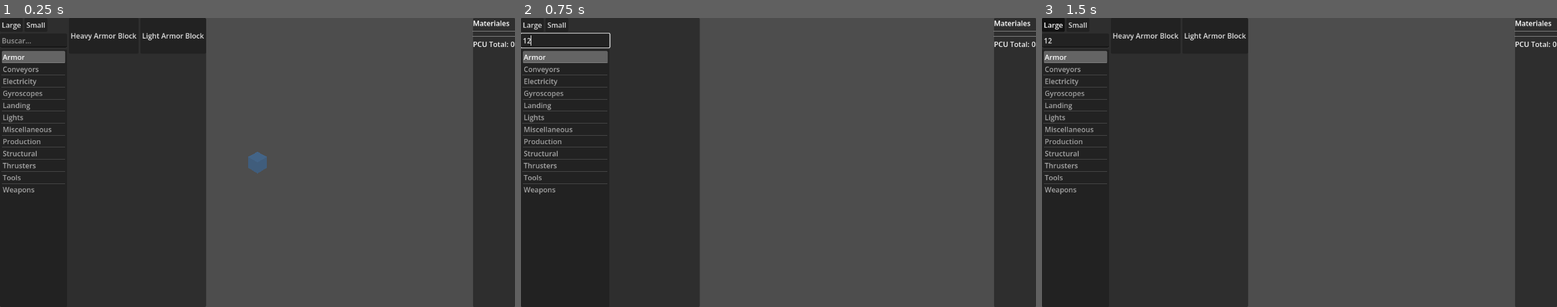
Above: before the commit, frames 1-3 (left to right).
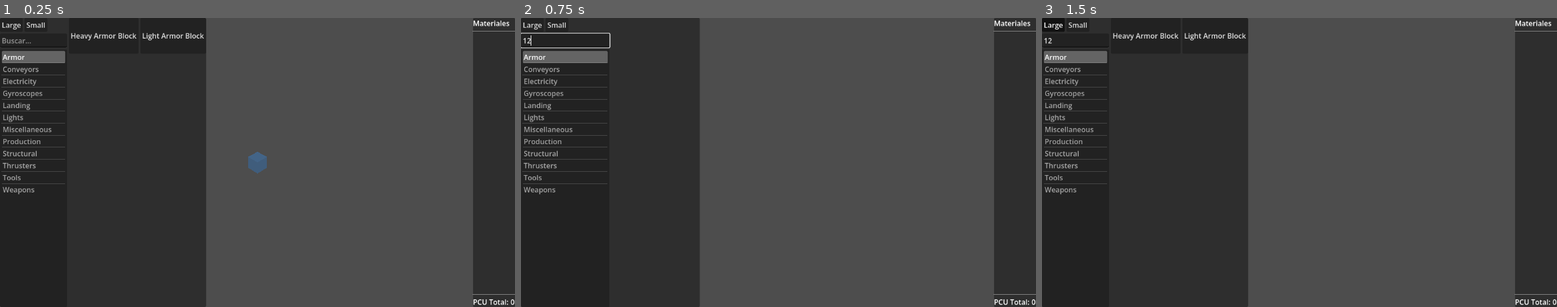
Above: after the commit, the same moments.

Repository: rochbe02/SpaceEngineersBuilder
Game: Godot game, scene res://scenes/Main.tscn
Same seed, same stepped clock (60 frames per second), same inputs: the game is played once before the commit and once after it.
Inputs (mouse positions are in pixels of both pictures, inside the frame that each line leads up to):
- Up to frame 1 (0.25 s): no input
- Up to frame 2 (0.75 s): click (557, 41) at 0.52 s; type "12" at 0.6 s
- Up to frame 3 (1.5 s): click "Large" at 1.25 s

The runs differ from the first frame. In frame 1, 0.2% of the frame differs, in the area x 91-100%, y 6-100%; in frame 2, 0.2%; in frame 3, 0.2%.

Commit message:
Panel de materiales funcionando

Diff:
--- a/space-engineers-builder/scenes/ui/MaterialsPanel.tscn
+++ b/space-engineers-builder/scenes/ui/MaterialsPanel.tscn
@@ -22,6 +22,7 @@
 
 [node name="ScrollContainer" type="ScrollContainer" parent="VBoxContainer" unique_id=1880920382]
 layout_mode = 2
+size_flags_vertical = 3
 
 [node name="MaterialsList" type="VBoxContainer" parent="VBoxContainer/ScrollContainer" unique_id=1057306744]
 layout_mode = 2
--- a/space-engineers-builder/scripts/GridEditor.gd
+++ b/space-engineers-builder/scripts/GridEditor.gd
@@ -25,7 +25,14 @@
 func _unhandled_input(event):
 	if event is InputEventMouseButton:
 		if event.button_index == MOUSE_BUTTON_LEFT and event.pressed:
+			is_placing = true
 			_handle_click(event.position)
+		elif event.button_index == MOUSE_BUTTON_RIGHT and event.pressed:
+			var cell = _get_cell_at_mouse(event.position)
+			if cell != null and placed_blocks.has(cell):
+				is_placing = false
+				_handle_click(event.position)
+				get_viewport().set_input_as_handled()
 
 func _process(_delta):
 	var mouse_pos = get_viewport().get_mouse_position()
--- a/space-engineers-builder/scripts/MaterialsPanel.gd
+++ b/space-engineers-builder/scripts/MaterialsPanel.gd
@@ -7,17 +7,16 @@
 	print("MaterialsPanel listo")
 
 func update_stats(placed_blocks: Dictionary):
-	# Limpiar lista
 	for child in materials_list.get_children():
 		child.queue_free()
 
 	var totals = {}
 	var total_pcu = 0
 
-	# Sumar materiales y PCU
 	for cell in placed_blocks:
 		var block_id = placed_blocks[cell]
 		var block = BlockDatabase.get_block(block_id)
+		print("Block ID: ", block_id, " Block data: ", block)  # <- temporal
 		if block.is_empty():
 			continue
 
@@ -25,22 +24,17 @@
 			totals[material] = totals.get(material, 0) + block["materials"][material]
 		total_pcu += block.get("pcu", 0)
 
-	# Mostrar materiales
 	for material in totals:
 		var row = HBoxContainer.new()
-
 		var name_label = Label.new()
 		name_label.text = material + ":"
 		name_label.size_flags_horizontal = Control.SIZE_EXPAND_FILL
-
 		var amount_label = Label.new()
 		amount_label.text = str(totals[material])
-
 		row.add_child(name_label)
 		row.add_child(amount_label)
 		materials_list.add_child(row)
 
-	# Actualizar PCU
 	pcu_value.text = str(total_pcu)
 
 
--- a/space-engineers-builder/scripts/OrbitalCamera.gd
+++ b/space-engineers-builder/scripts/OrbitalCamera.gd
@@ -14,15 +14,12 @@
 
 func _input(event):
 	if event is InputEventMouseButton:
-		# Rotar con clic derecho
 		if event.button_index == MOUSE_BUTTON_RIGHT:
 			is_rotating = event.pressed
 
-		# Pan con clic medio
 		if event.button_index == MOUSE_BUTTON_MIDDLE:
 			is_panning = event.pressed
 
-		# Zoom con rueda
 		if event.button_index == MOUSE_BUTTON_WHEEL_UP:
 			distance = max(3.0, distance - 1.0)
 			_update_position()
@@ -38,7 +35,6 @@
 			_update_position()
 
 		if is_panning:
-			# Mover el pivot en el plano de la cámara
 			var right = global_transform.basis.x
 			var up = global_transform.basis.y
 			pivot -= right * event.relative.x * 0.05
